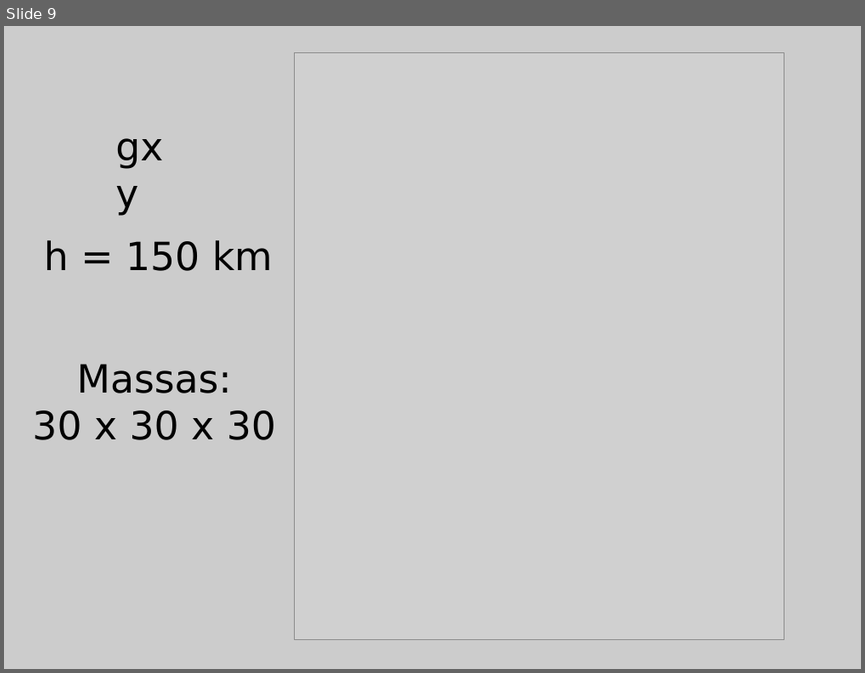
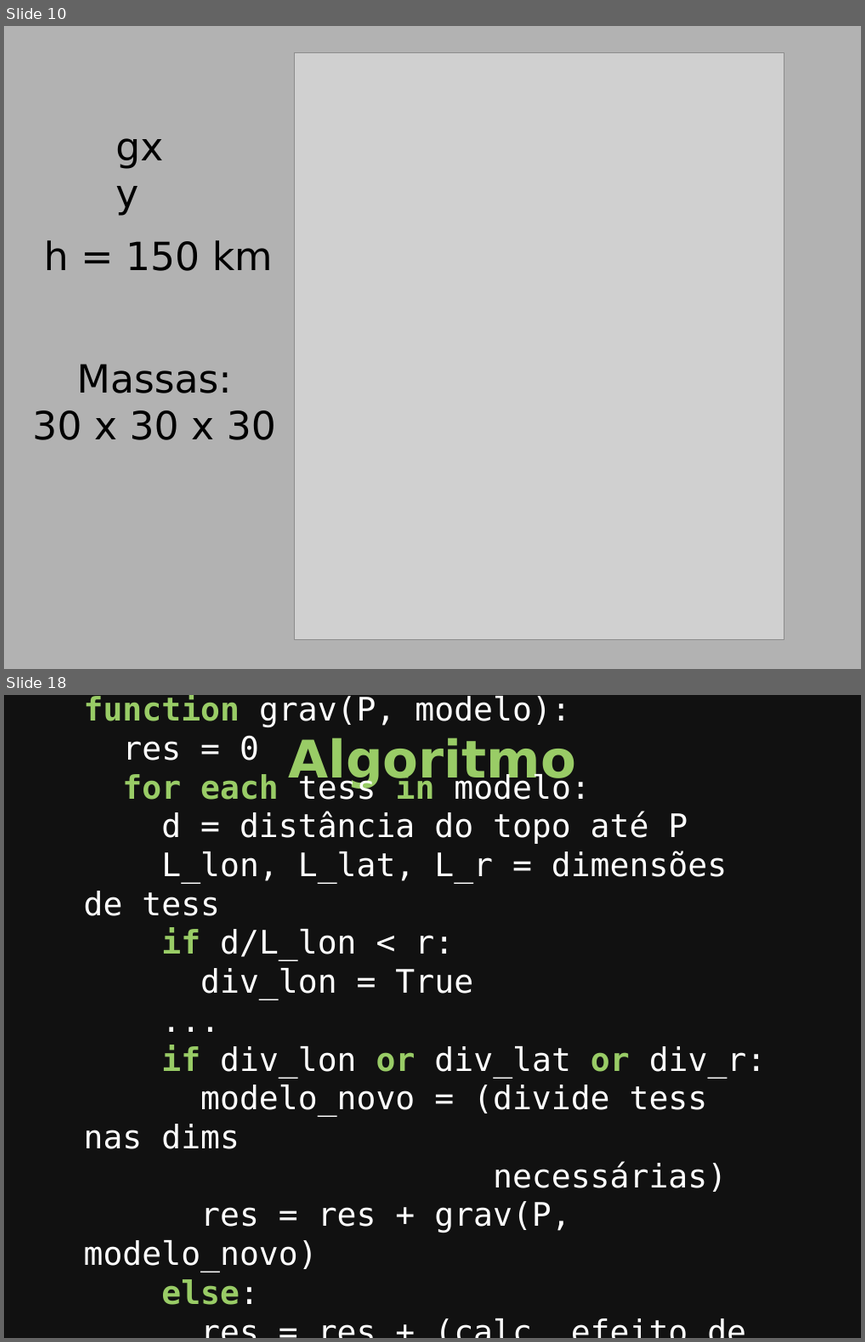
Before and after one commit to leouieda/seminario-on-2014, a slide deck: slides.odp. Shown one above the other, each under a label of ours: slide 9 before the commit, slides 10 and 18 after it; the slides between them are not shown. The pictures are 865x673 and 865x1342 pixels, drawn with LibreOffice and Linux fonts; fonts in the diff are those of the drawing; grey boxes stand for pictures. Boxes give left, top, right and bottom in pixels: in the first picture for what was removed or moved away, otherwise in the second. Text is boxed around its words. In the diff, an @@ line names an element or a change of style, - is before the commit and + after.

```diff
--- a/slides.odp
+++ b/slides.odp
@@ slide 18 added at (4, 695, 861, 1338), background #111111 @@
@@ text added at (84, 695, 766, 1304), 30 pt, text #FFFFFF @@
+function grav(P, modelo):
+res = 0
+for each tess in modelo:
+d = distância do topo até P
+L_lon, L_lat, L_r = dimensões de tess
+if d/L_lon < r:
+div_lon = True
+...
+if div_lon or div_lat or div_r:
+modelo_novo = (divide tess nas dims
+necessárias)
+res = res + grav(P, modelo_novo)
+else:
+res = res + (calc. efeito de tess)
+return res
@@ title added at (288, 737, 576, 788), 48 pt, text #99CC66, bold @@
+Algoritmo
@@ what was slide 9 is now slide 10 @@
@@ slide 10 changed as well @@
@@ background #CCCCCC to #B2B2B2 @@
```
Also in this commit, not shown: 6 other slides changed, 24 other slides added, 1 slide removed, 1 other file.
